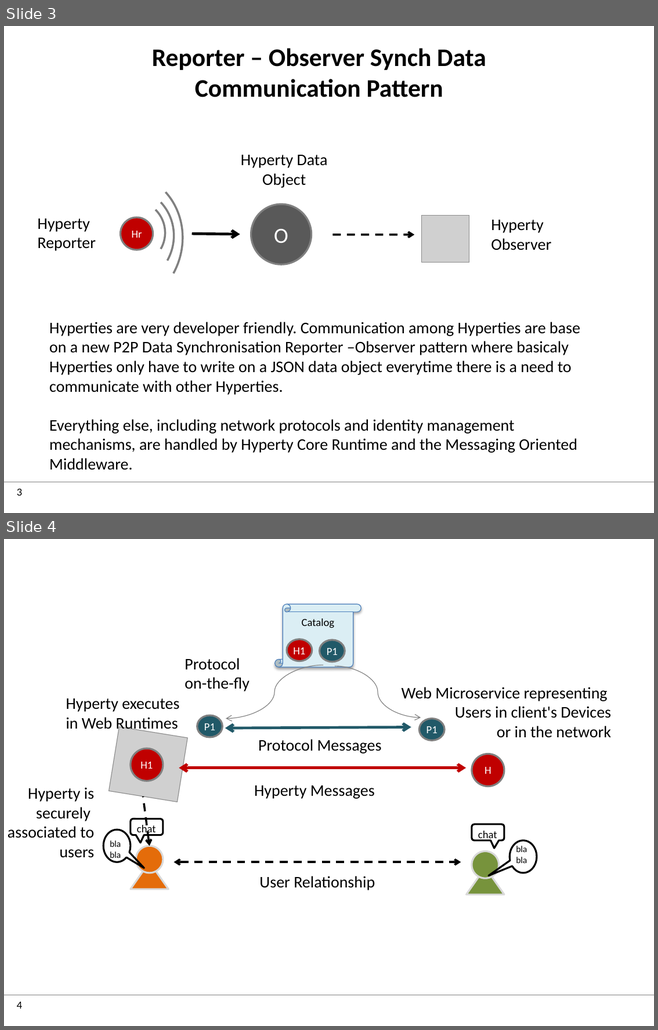
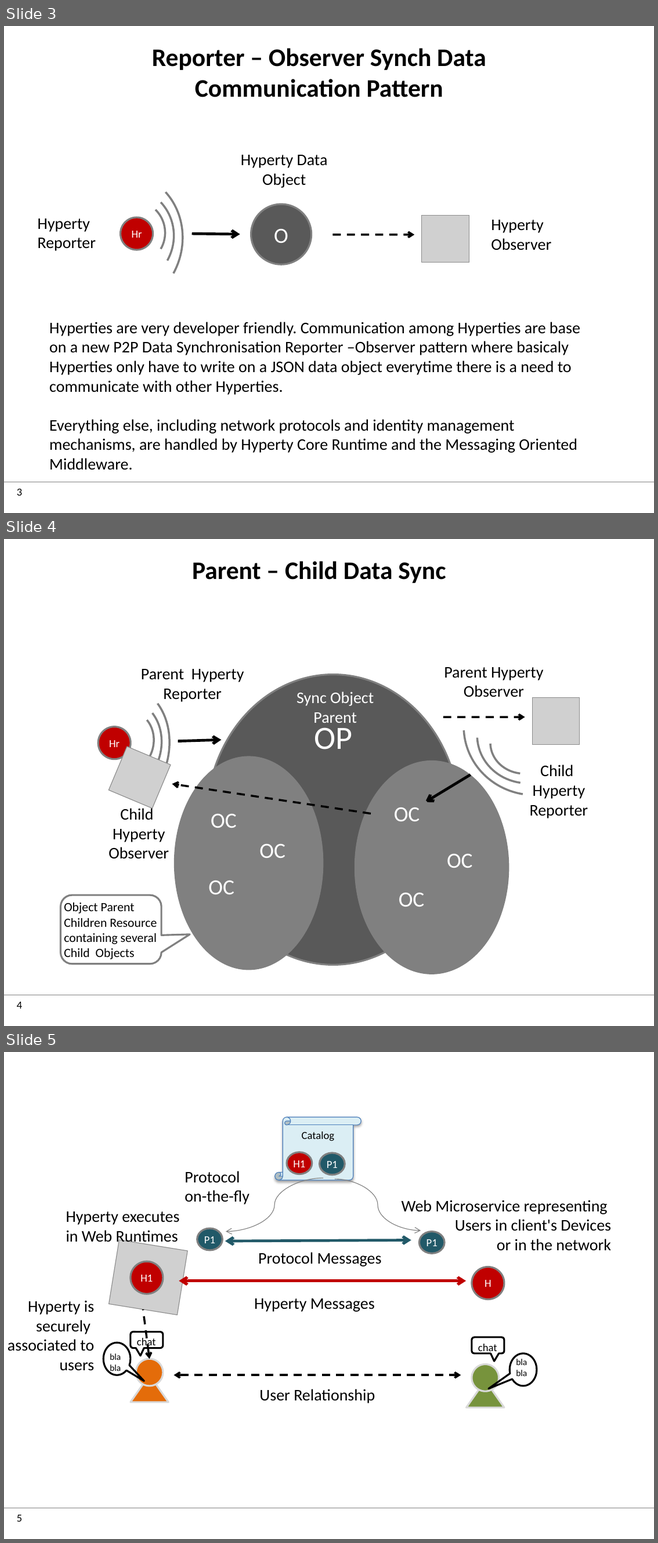
Before and after one commit to reTHINK-project/dev-service-framework, a slide deck: docs/manuals/images.pptx. Shown one above the other, each under a label of ours: slides 3 and 4 before the commit, slides 3, 4 and 5 after it. The pictures are 658x1030 and 658x1543 pixels, drawn with LibreOffice and Linux fonts; fonts in the diff are those of the drawing; grey boxes stand for pictures; background and template pictures are left out. Boxes give left, top, right and bottom in pixels: in the first picture for what was removed or moved away, otherwise in the second. Text is boxed around its words. In the diff, an @@ line names an element or a change of style, - is before the commit and + after.

Commit message:
p2p sync data initial version added

```diff
--- a/docs/manuals/images.pptx
+++ b/docs/manuals/images.pptx
@@ slide 4 added at box(4, 539, 654, 1026), background #FFFFFF; not listed: 2 template elements that a slide beside it also shows @@
@@ text added at box(192, 561, 445, 583), 28 pt, text #000000, bold @@
+Parent – Child Data Sync
@@ group added at box(425, 642, 621, 809): 3 arc (boxed as its full ellipse)s, 1 arrow @@
@@ group added at box(31, 665, 221, 838): 3 arc (boxed as its full ellipse)s, 1 arrow @@
@@ text added at box(141, 669, 244, 702), 18 pt, text #000000 @@
+Parent Hyperty Reporter
@@ ellipse added at box(206, 675, 459, 965), fill #595959, outline #808080 2 pt, 36 pt, text #FFFFFF @@
+OP
@@ text added at box(444, 667, 543, 697), 18 pt, text #000000 @@
+Parent Hyperty Observer
@@ text added at box(296, 692, 373, 723), 18 pt, text #FFFFFF @@
+Sync Object Parent
@@ picture added at box(532, 697, 579, 745) @@
@@ ellipse added at box(98, 727, 130, 759), fill #C00000, outline #808080 2 pt, 12 pt, text #FFFFFF @@
+Hr
@@ arrow added from (443, 717) to (524, 717), #000000 2.25 pt dashed @@
@@ picture added at box(108, 747, 170, 809) @@
@@ ellipse added at box(175, 757, 322, 970), fill #808080, outline #808080 2 pt @@
@@ ellipse added at box(355, 761, 507, 973), fill #808080, outline #808080 2 pt @@
@@ text added at box(529, 765, 588, 819), 18 pt, text #000000 @@
+Child
+Hyperty Reporter
@@ arrow added from (371, 814) to (172, 784), #000000 2.25 pt dashed @@
@@ ellipse added at box(382, 794, 431, 837), fill #808080, outline #808080 2 pt, 24 pt, text #FFFFFF @@
+OC
@@ text added at box(108, 806, 169, 859), 18 pt, text #000000 @@
+Child
+Hyperty Observer
@@ ellipse added at box(199, 800, 248, 843), fill #808080, outline #808080 2 pt, 24 pt, text #FFFFFF @@
+OC
@@ ellipse added at box(248, 831, 297, 874), fill #808080, outline #808080 2 pt, 24 pt, text #FFFFFF @@
+OC
@@ ellipse added at box(435, 841, 484, 884), fill #808080, outline #808080 2 pt, 24 pt, text #FFFFFF @@
+OC
@@ ellipse added at box(197, 866, 246, 910), fill #808080, outline #808080 2 pt, 24 pt, text #FFFFFF @@
+OC
@@ ellipse added at box(387, 879, 436, 923), fill #808080, outline #808080 2 pt, 24 pt, text #FFFFFF @@
+OC
@@ rounded speech box added at box(60, 895, 161, 964), fill #FFFFFF, outline #808080 2 pt, 14 pt, text #000000 @@
+Object Parent
+Children Resource
+containing several
+Child Objects
@@ what was slide 4 is now slide 5 @@
@@ page number at box(17, 1515, 22, 1522): text changed @@
-4
+5
```
Also in this commit, not shown: 1 slide changed, 1 other slide added, 5 other files.
